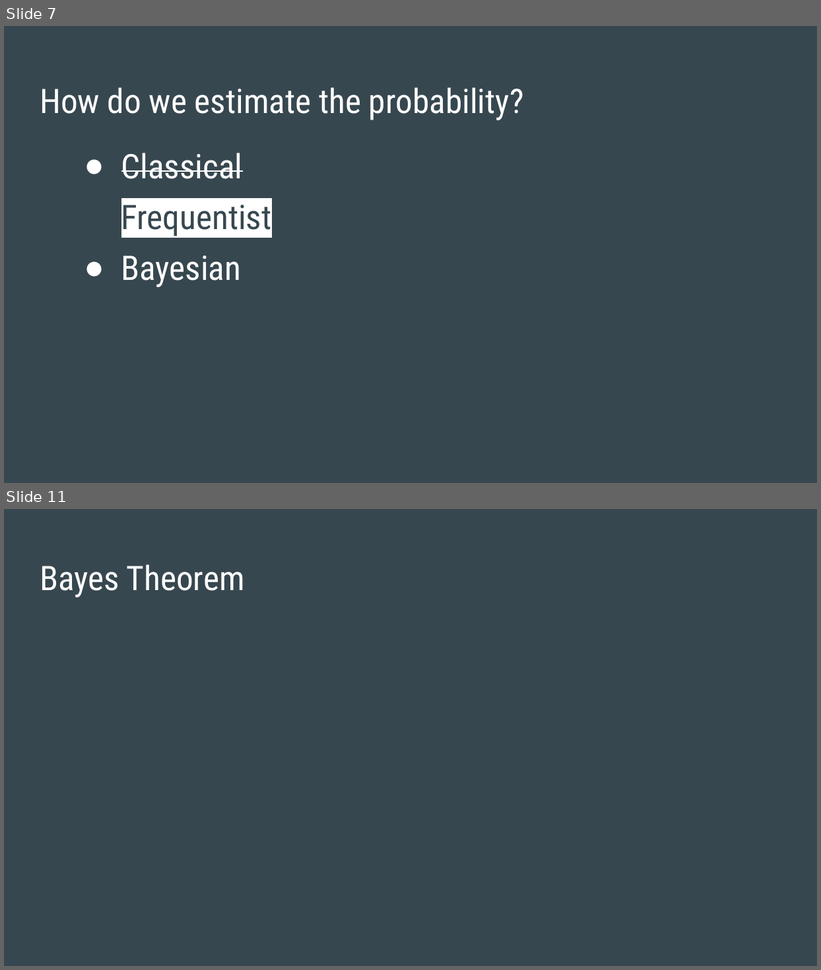
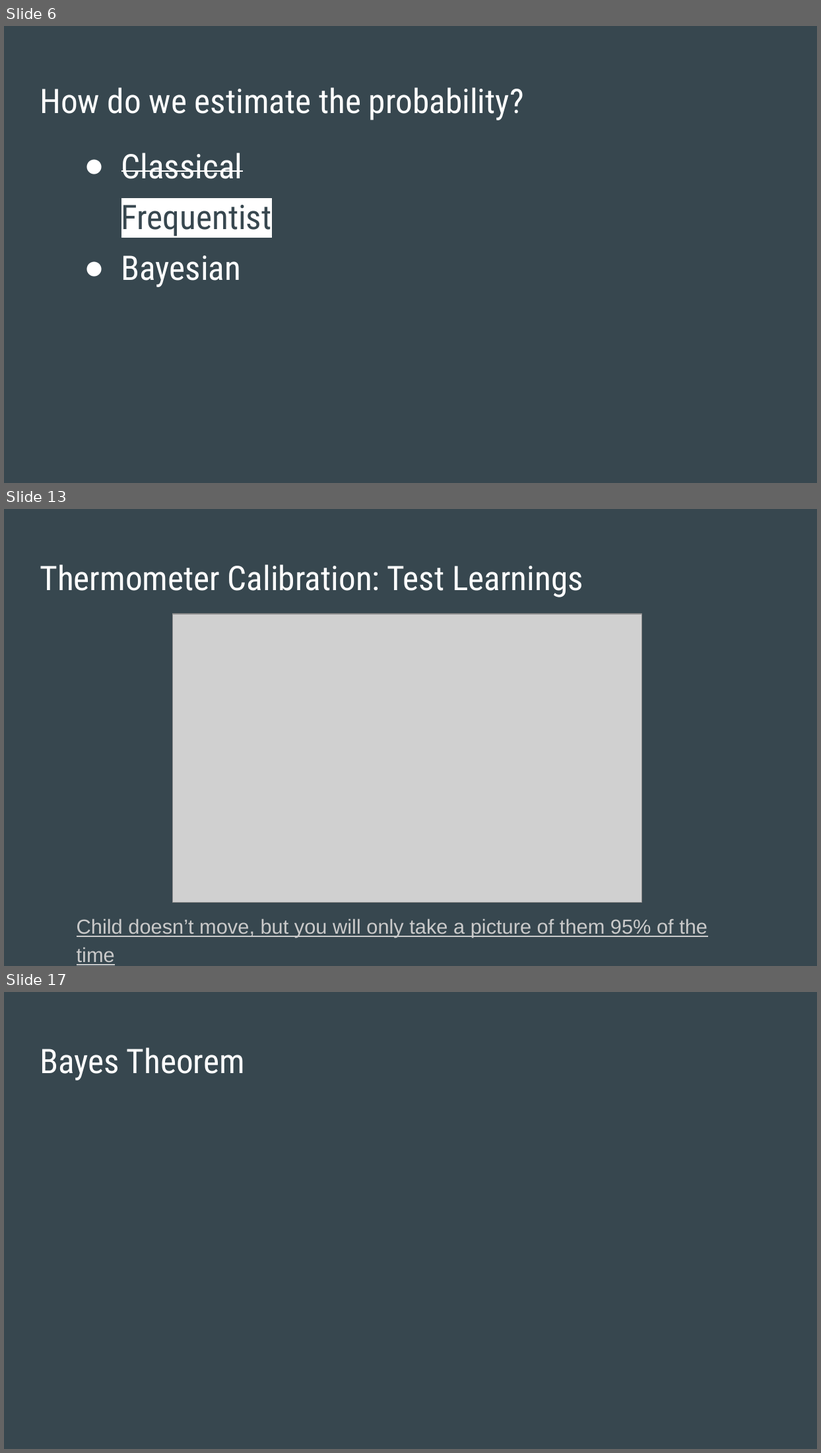
Before and after one commit to SThornewillvE/Hamburg_DS_Meetup_Bayesian-Stats_Intro, a slide deck: slides/intro_to_bayes_slides.pptx. Shown one above the other, each under a label of ours: slides 7 and 11 before the commit, slides 6, 13 and 17 after it; the slides between them are not shown. The pictures are 821x970 and 821x1453 pixels, drawn with LibreOffice and Linux fonts; fonts in the diff are those of the drawing; grey boxes stand for pictures. Boxes give left, top, right and bottom in pixels: in the first picture for what was removed or moved away, otherwise in the second. Text is boxed around its words. In the diff, an @@ line names an element or a change of style, - is before the commit and + after.

Commit message:
Continue with slides: Why to learn bayesian stats

```diff
--- a/slides/intro_to_bayes_slides.pptx
+++ b/slides/intro_to_bayes_slides.pptx
@@ slide 13 added at [4, 509, 817, 966], background #37474F @@
@@ title added at [40, 564, 583, 597], 30 pt, text #FFFFFF @@
+Thermometer Calibration: Test Learnings
@@ picture added at [172, 614, 642, 902] @@
@@ text added at [77, 919, 708, 938], 18 pt, text #CACACA, underline @@
+Child doesn’t move, but you will only take a picture of them 95% of the time
@@ what was slide 7 is now slide 6 @@
@@ what was slide 11 is now slide 17 @@
```
Also in this commit, not shown: 2 slides changed, 7 other slides added, 2 slides removed, 1 other file.
